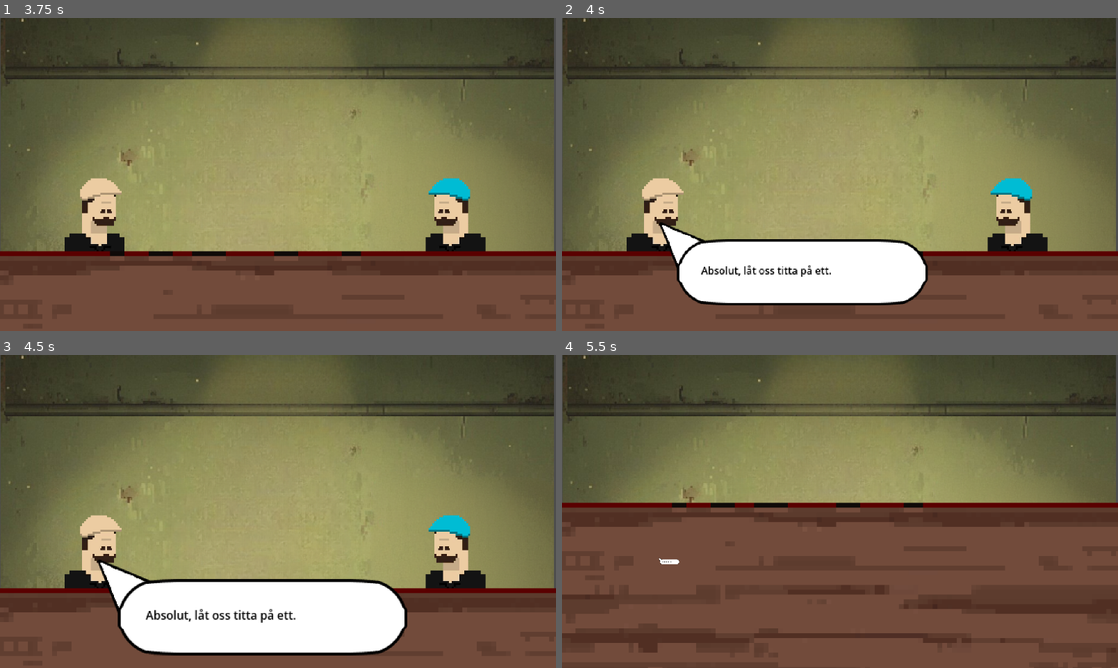
Above: before the commit, frames 1-4 (two rows, left to right).
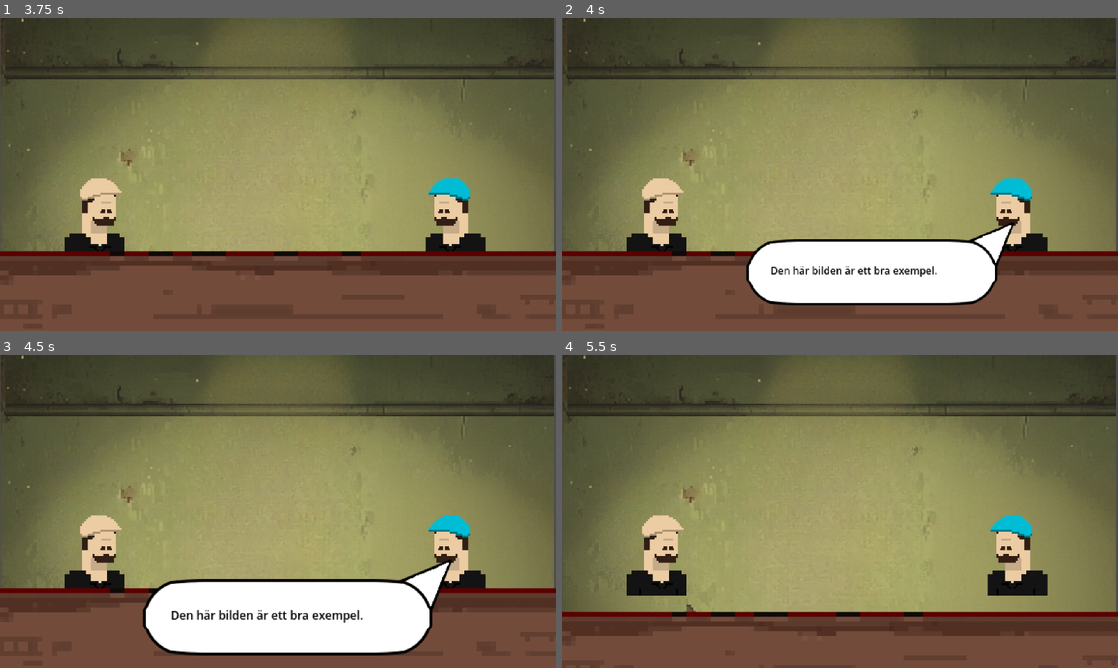
Above: after the commit, the same moments.

Repository: duck-ridge/NBP_SWE
Game: Godot game, scene res://Scene/Scene/main_scene_chapter2.tscn
The game is run twice, just before and just after one commit, with the same random seed, the same clock (stepped at 60 frames per second) and the same inputs. This scene is started directly instead of the project's main scene. Sound files missing from this copy of the repository are replaced by a short silence.
Inputs (mouse positions are in pixels of both pictures, inside the frame that each line leads up to):
- Up to frame 1 (3.75 s): tap Enter (ui_accept) at 0.5, 0.77 s; move the mouse to (400, 158) at 0.52 s; click (400, 158) at 0.67 s; click "Skip" at 1.25 s; drag from (166, 190) to (250, 237) at 2.02 s; move the mouse to (333, 105) at 2.77 s; click (333, 105) at 2.92 s; drag from (250, 237) to (111, 127) at 3.52 s
- Up to frame 2 (4 s): no input
- Up to frame 3 (4.5 s): move the mouse to (444, 558) at 4.27 s; click (444, 558) at 4.42 s
- Up to frame 4 (5.5 s): tap Enter (ui_accept) at 4.52, 5 s; drag from (673, 464) to (756, 433) at 5.02 s

Frame 1 is identical in both runs. In frame 2, 7.0% of the frame differs, in the area x 17-82%, y 65-92%; in frame 3, 4.6%; in frame 4, 40%, in the area x 0-100%, y 47-96%.

Commit message:
正在制作chapter2

Diff:
--- a/Scene/Case/case_1.tscn
+++ b/Scene/Case/case_1.tscn
@@ -1,33 +1,33 @@
 [gd_scene load_steps=9 format=3 uid="uid://bvmyba1gte836"]
 
 [ext_resource type="Script" path="res://Scene/Case/case_1.gd" id="1_ody3u"]
-[ext_resource type="PackedScene" uid="uid://mcnpecvnwtnv" path="res://Scene/Case/case_widget/gun_pic.tscn" id="2_ckjaf"]
-[ext_resource type="PackedScene" uid="uid://dml4ehos848gx" path="res://Scene/Case/case_widget/water_pic.tscn" id="3_bqv50"]
-[ext_resource type="Texture2D" uid="uid://c730m0ug5ag1n" path="res://Scene/Case/case_widget/case1bg.png" id="4_85bur"]
-[ext_resource type="Texture2D" uid="uid://o2p56qa0sxsh" path="res://Scene/Case/case_widget/debris1.png" id="5_tl5iu"]
-[ext_resource type="Texture2D" uid="uid://cc1o43lffqg2l" path="res://Scene/Case/case_widget/debris2.png" id="6_3dsfr"]
+[ext_resource type="PackedScene" uid="uid://mcnpecvnwtnv" path="res://Scene/Case/case1_widget/gun_pic.tscn" id="2_knldi"]
+[ext_resource type="PackedScene" uid="uid://dml4ehos848gx" path="res://Scene/Case/case1_widget/water_pic.tscn" id="3_ejgx7"]
+[ext_resource type="Texture2D" uid="uid://c730m0ug5ag1n" path="res://Scene/Case/case1_widget/case1bg.png" id="4_pctl3"]
+[ext_resource type="Texture2D" uid="uid://o2p56qa0sxsh" path="res://Scene/Case/case1_widget/debris1.png" id="5_h4qtq"]
+[ext_resource type="Texture2D" uid="uid://cc1o43lffqg2l" path="res://Scene/Case/case1_widget/debris2.png" id="6_3bjbw"]
 [ext_resource type="Texture2D" uid="uid://dt0laqby06ilt" path="res://Asset/OfficeStuff/NewspaperPicAdd.png" id="7_mj1c7"]
 [ext_resource type="Texture2D" uid="uid://ba5ivvwxg7cym" path="res://Asset/PhotoArchive/PhotoTempNews1/photo_1_origin.jpeg" id="8_v0sxt"]
 
 [node name="Case1" type="Node2D"]
 script = ExtResource("1_ody3u")
 
-[node name="GunPic" parent="." instance=ExtResource("2_ckjaf")]
+[node name="GunPic" parent="." instance=ExtResource("2_knldi")]
 
-[node name="WaterPic" parent="." instance=ExtResource("3_bqv50")]
+[node name="WaterPic" parent="." instance=ExtResource("3_ejgx7")]
 
 [node name="PuzzleBG" type="Node2D" parent="."]
 
 [node name="BG" type="Sprite2D" parent="PuzzleBG"]
-texture = ExtResource("4_85bur")
+texture = ExtResource("4_pctl3")
 
 [node name="Debris1" type="Sprite2D" parent="PuzzleBG"]
 visible = false
-texture = ExtResource("5_tl5iu")
+texture = ExtResource("5_h4qtq")
 
 [node name="Debris2" type="Sprite2D" parent="PuzzleBG"]
 visible = false
-texture = ExtResource("6_3dsfr")
+texture = ExtResource("6_3bjbw")
 
 [node name="AddIcon1" type="Sprite2D" parent="PuzzleBG"]
 position = Vector2(-72, -100)
--- a/Scene/Scene/main_scene_chapter2.gd
+++ b/Scene/Scene/main_scene_chapter2.gd
@@ -182,10 +182,14 @@
 	timer.queue_free()
 
 	dialog_all_pool += [
-		"test1",
-		"test1",
-		"test1",
-		"test1",
+		"Herregud, det här ser ut som en katastrof.",
+		"Den här bilden togs under Detroit Race Riot of 1943. Hur trovärdig tycker du att den här nyheten är?",
+		"Snarare än att bara bedöma bilden bör vi fundera på hur trovärdig själva berättelsen är.",
+		"Varför säger du så?",
+		"Strängt taget ljuger inte nyheten, men den nämner nästan inget om bakgrunden eller sammanhanget till bilden.",
+		"Två unga män attackerar en svart man och visar upp sitt “resultat”, eller hur?",
+		"När vi ser en misstänkt bild på sociala medier kan det vara en idé att fråga AI.",
+		"@grok, är det sant?"
 	]
 	dialog_system()
 	current_news_code = 1
@@ -467,15 +471,13 @@
 #var is_newsfile2_shown: bool = true
 var dialog_number: int = 0
 
-var dialog_all_pool: Array = ["Hej Bokang, jag märker att du spenderar mycket tid på sociala medier varje dag.",
-							"Verkligen. Från “Six Seven” till Iran – det händer saker hela tiden.",
-							"Många nyheter på sociala medier motsäger varandra – hur vet vi vad som är sant?",
-							"Precis. Vissa inlägg är vinklade och visar bara en sida för att påverka oss.",
-							"Folk kan vara kritiska mot det andra säger, men ifrågasätter sällan sina egna slutsatser.",
-							"Exakt. Att kunna avgöra vad som är trovärdigt kallas media literacy.",
-							"Kan du ge ett exempel?",
-							"Absolut, låt oss titta på ett."
-							]
+var dialog_all_pool: Array = [
+	"Precis. Även om en bild inte är manipulerad kan den ändå ligga långt från verkligheten.",
+	"Faktum är att många bilder kan vara vilseledande och få oss att dra fel slutsatser.",
+	"Därför borde vi inte bara lita på det vi ser direkt.",
+	"Vi bör också kolla bakgrunden, källan och hur bilden används.",
+	"Den här bilden är ett bra exempel.",
+	]
 
 func dialog_system():
 	allow_talk_click = false
